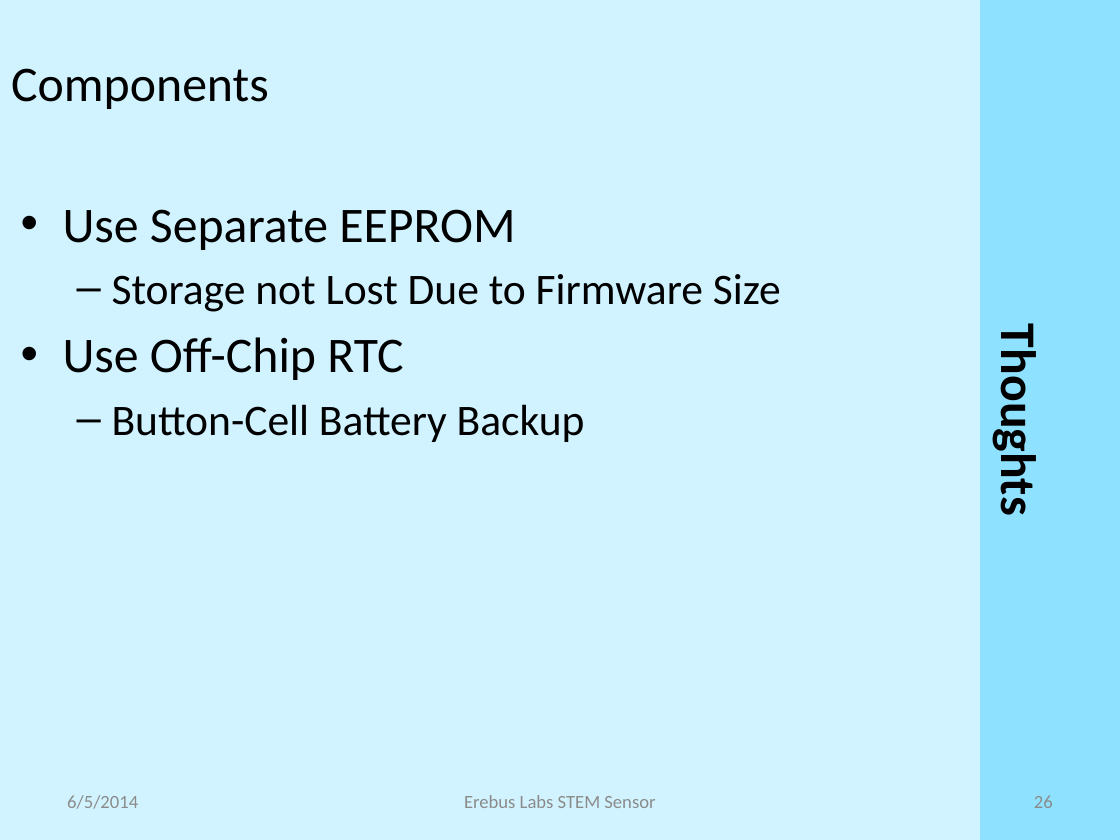
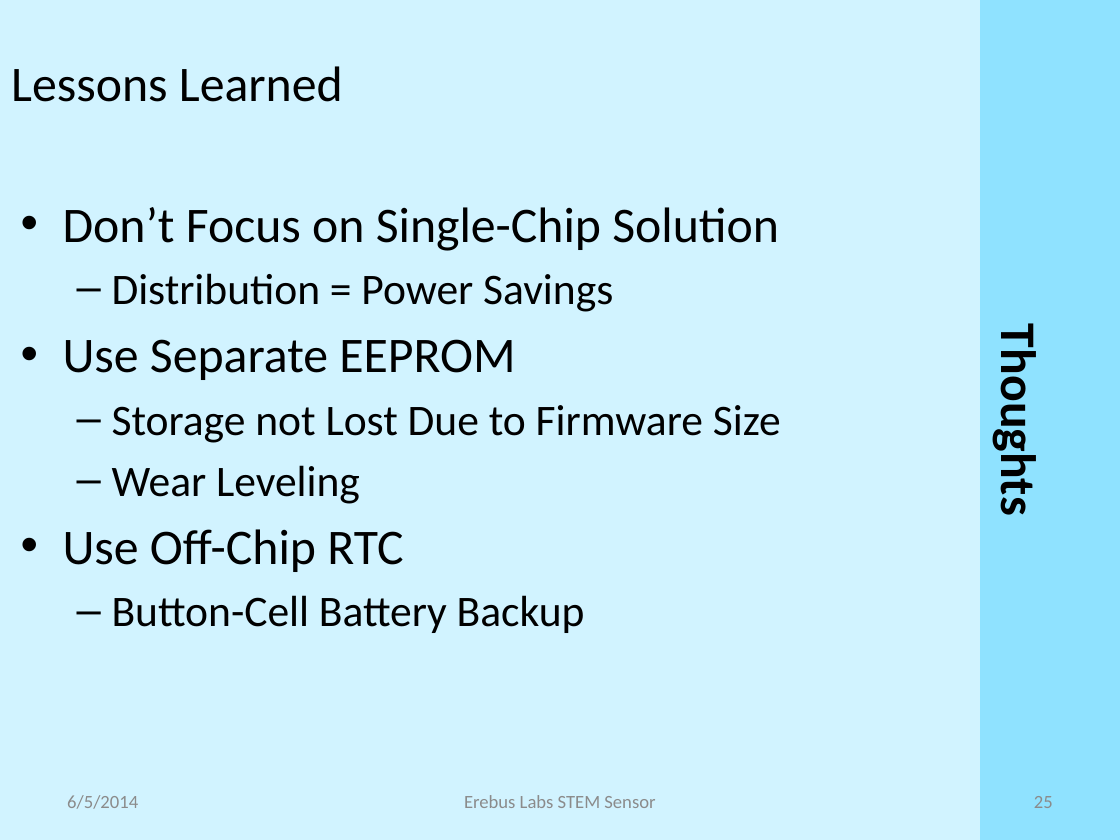
Before and after one commit to erebus-labs/PSU-VOC-SENSOR-2K14, a slide deck: slide 25 of Documents/source_documents/Presentation.pptx (slide 26 before the commit). Drawn at 1120x840 pixels with LibreOffice and Linux fonts; fonts in the diff are those of the drawing. Boxes give left, top, right and bottom in pixels: in the first picture for what was removed or moved away, otherwise in the second. Text is boxed around its words. In the diff, an @@ line names an element or a change of style, - is before the commit and + after.

Commit message:
Updated presentation

```diff
--- a/Documents/source_documents/Presentation.pptx
+++ b/Documents/source_documents/Presentation.pptx
@@ text at box(11, 66, 343, 102): text changed @@
-Components
+Lessons Learned
@@ text at box(63, 207, 779, 312): paragraphs added @@
+• Don’t Focus on Single-Chip Solution
+  – Distribution = Power Savings
@@ text at box(112, 465, 360, 504): paragraph added @@
+  – Wear Leveling
@@ page number at box(1034, 796, 1053, 808): text changed @@
-26
+25
```
Also in this commit, not shown: 12 other slides changed, 1 slide removed.
